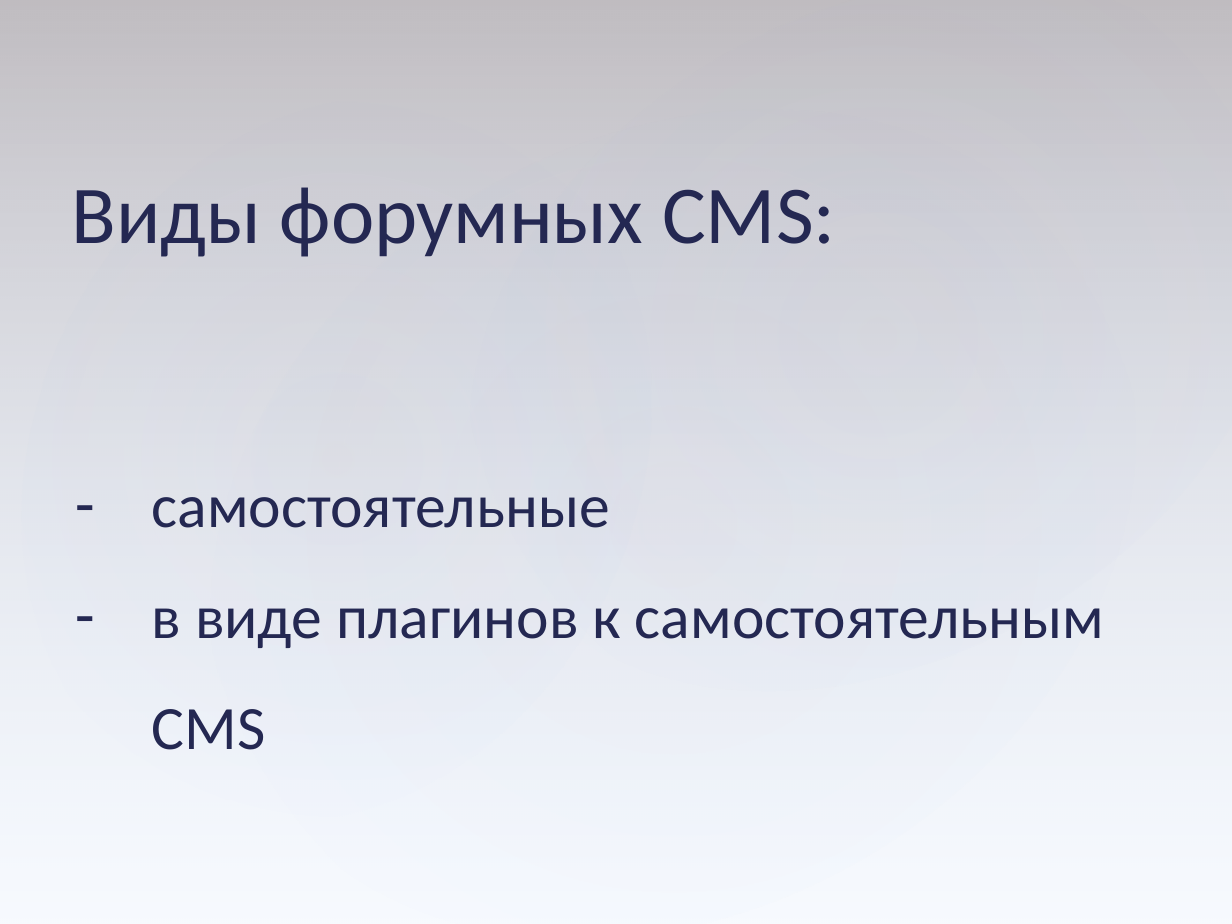
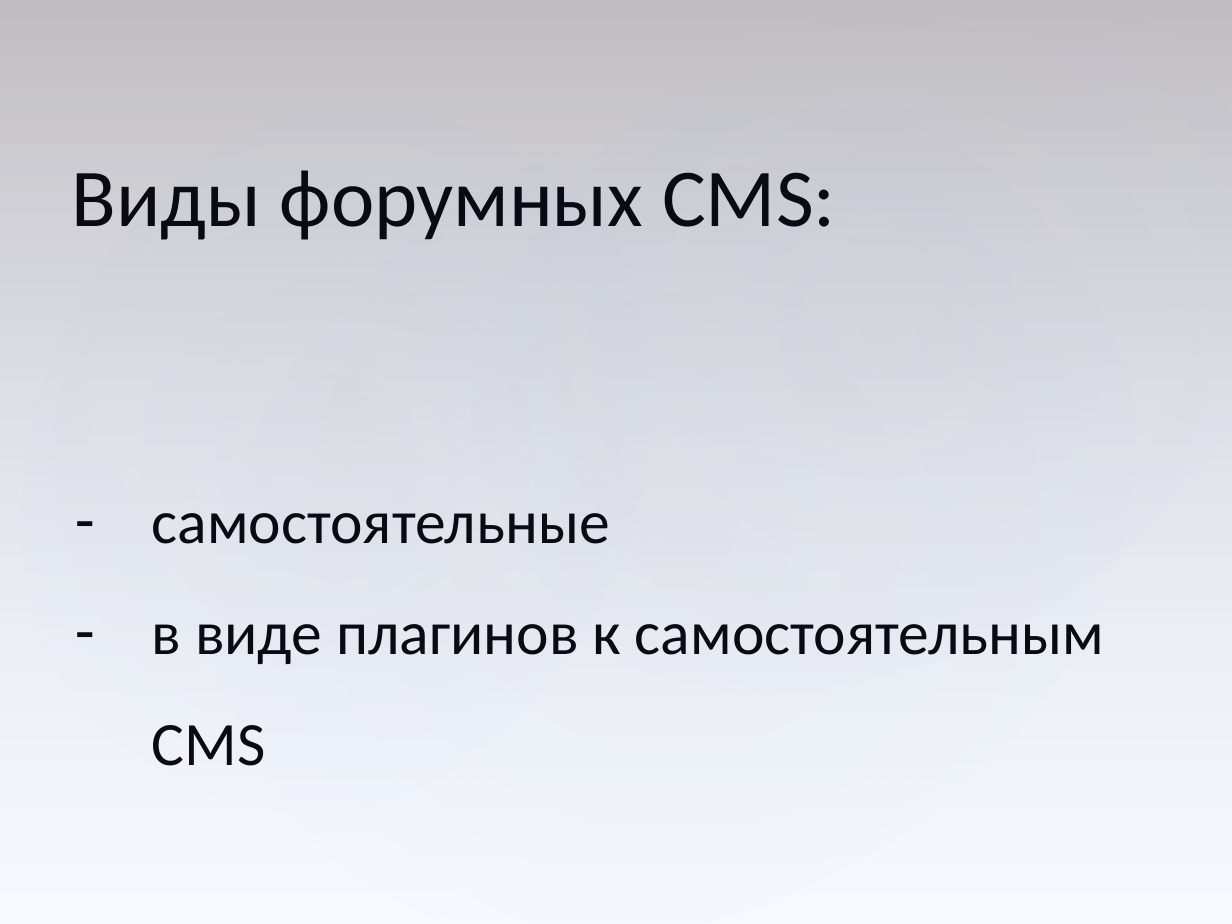
Before and after one commit to serpikovs/in40, a slide deck: slide 4 of !docs/common.pptx. Drawn at 1232x924 pixels with LibreOffice and Linux fonts; fonts in the diff are those of the drawing. Boxes give left, top, right and bottom in pixels: in the first picture for what was removed or moved away, otherwise in the second. Text is boxed around its words. In the diff, an @@ line names an element or a change of style, - is before the commit and + after.

```diff
--- a/!docs/common.pptx
+++ b/!docs/common.pptx
@@ text "Виды форумных CMS:": place and size @@
-text "Виды форумных CMS:" at <box>72,187,836,257</box>
+text "Виды форумных CMS:" at <box>72,170,836,240</box>
@@ text "Виды форумных CMS:" at <box>72,170,836,240</box>: text colour #242852 to #090A14 @@
@@ text "самостоятельные" at <box>152,513,1104,766</box>: text colour #242852 to #090A14 @@
@@ text "самостоятельные": place and size @@
-text "самостоятельные" at <box>152,497,1104,750</box>
+text "самостоятельные" at <box>152,513,1104,766</box>
```
Also in this commit, not shown: 27 other slides changed, 7 slides removed.
